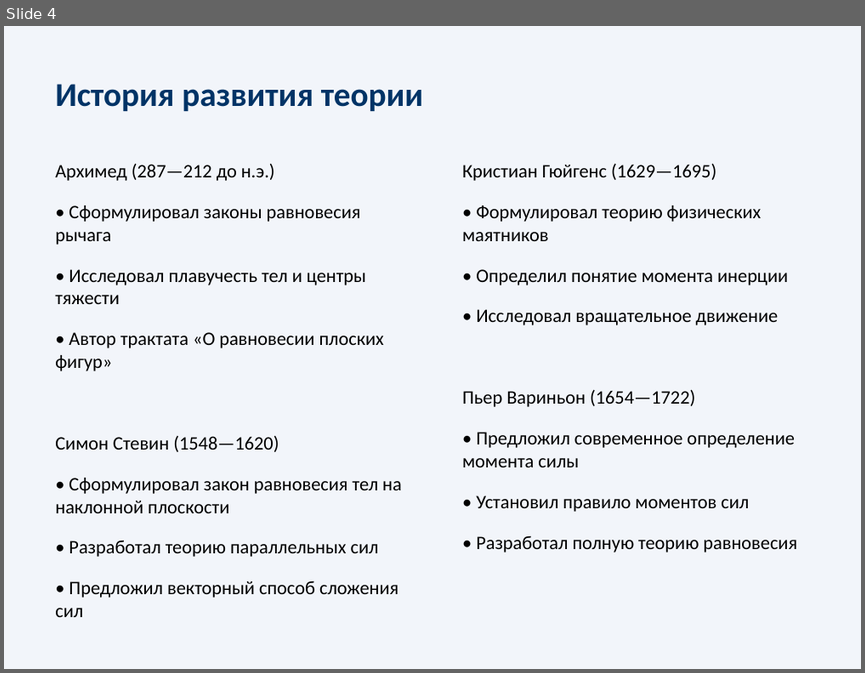
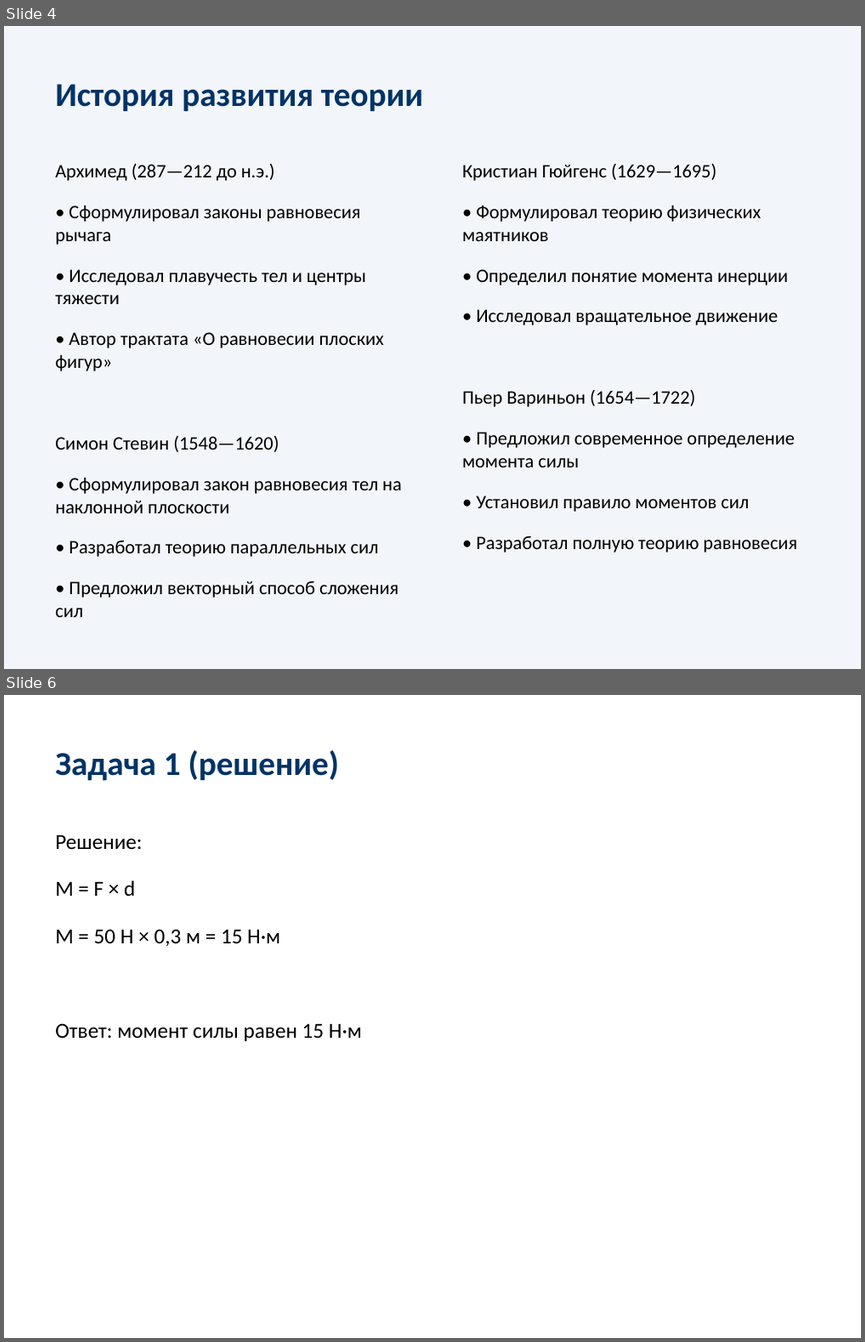
Before and after one commit to F1exmp/physics, a slide deck: lessons/9/9_28_Решение_задач_Момент_силы_и_центр_тяжести/9_28_Решение_задач_Момент_силы_и_центр_тяжести.pptx. Shown one above the other, each under a label of ours: slide 4 before the commit, slides 4 and 6 after it; the slides between them are not shown. The pictures are 865x673 and 865x1342 pixels, drawn with LibreOffice and Linux fonts; fonts in the diff are those of the drawing. Boxes give left, top, right and bottom in pixels: in the first picture for what was removed or moved away, otherwise in the second. Text is boxed around its words. In the diff, an @@ line names an element or a change of style, - is before the commit and + after.

```diff
--- a/lessons/9/9_28_Решение_задач_Момент_силы_и_центр_тяжести/9_28_Решение_задач_Момент_силы_и_центр_тяжести.pptx
+++ b/lessons/9/9_28_Решение_задач_Момент_силы_и_центр_тяжести/9_28_Решение_задач_Момент_силы_и_центр_тяжести.pptx
@@ slide 6 added at [4,695,861,1338], background #FFFFFF @@
@@ text added at [55,750,340,781], 28 pt, text #003366, bold @@
+Задача 1 (решение)
@@ text added at [55,834,362,1041], 18 pt, text #000000 @@
+Решение:
+M = F × d
+M = 50 Н × 0,3 м = 15 Н·м
+Ответ: момент силы равен 15 Н·м
```
Also in this commit, not shown: 16 slides changed, 6 other slides added.
